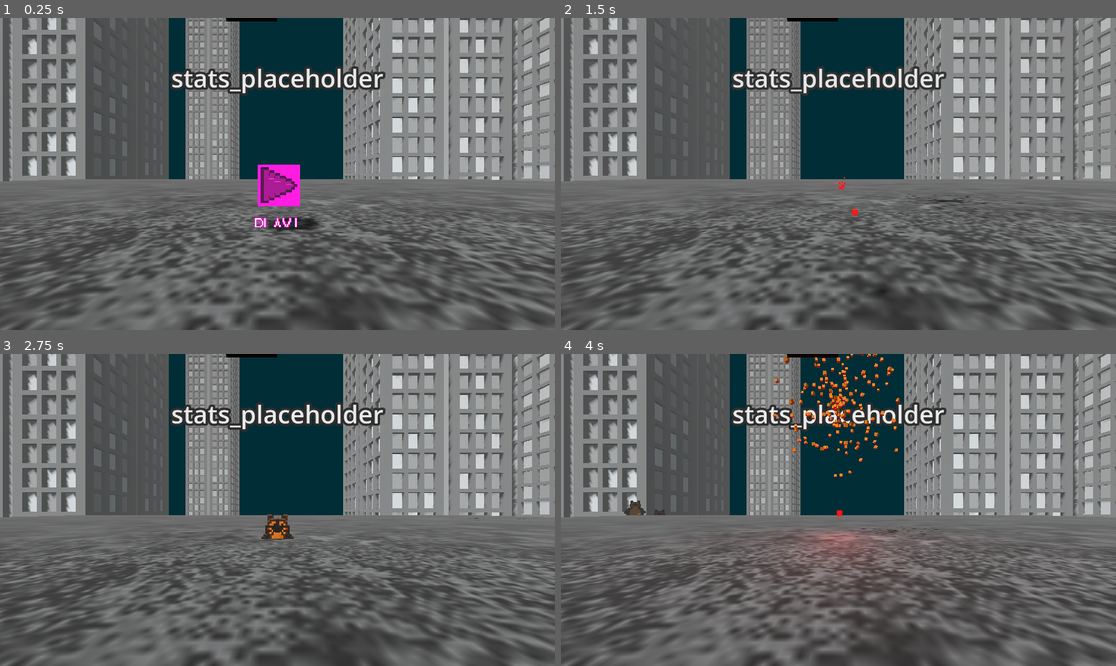
Above: before the commit, frames 1-4 (two rows, left to right).
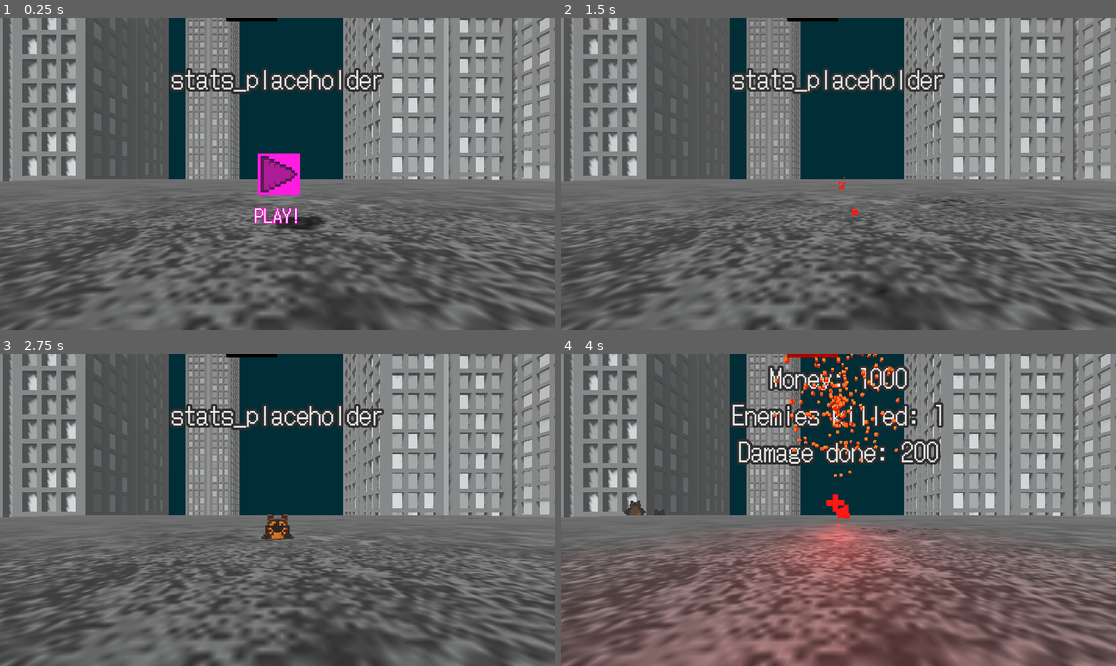
Above: after the commit, the same moments.

Repository: Majsek/Project_BC
Game: Godot game, scene res://scenes/world.tscn
The game is run twice, just before and just after one commit, with the same random seed, the same clock (stepped at 60 frames per second) and the same inputs.
Inputs:
- Up to frame 1 (0.25 s): no input
- Up to frame 2 (1.5 s): tap Enter (ui_accept) at 0.5, 0.77 s; hold Up (ui_up) 0.53-1.28 s; hold Down (ui_down) from 1.28 s (still down)
- Up to frame 3 (2.75 s): tap Enter (ui_accept) at 1.52 s; release Down (ui_down) at 2.03 s; hold Up (ui_up) from 2.03 s (still down)
- Up to frame 4 (4 s): tap Enter (ui_accept) at 3.02, 3.77 s; release Up (ui_up) at 3.53 s; hold Left (ui_left) from 3.53 s (still down)

The runs differ from the first frame. In frame 1, 3.0% of the frame differs, in the area x 30-70%, y 15-69%; in frame 2, 1.8%; in frame 3, 1.7%; in frame 4, 26%, in the area x 0-100%, y 0-100%.

Commit message:
+hue pointer

Diff:
--- a/scenes/player.tscn
+++ b/scenes/player.tscn
@@ -1,9 +1,11 @@
-[gd_scene load_steps=15 format=3 uid="uid://c3donwdgn1s38"]
+[gd_scene load_steps=19 format=3 uid="uid://c3donwdgn1s38"]
 
 [ext_resource type="Script" path="res://scripts/player.gd" id="1_87gty"]
 [ext_resource type="Script" path="res://scripts/right_hand.gd" id="2_5nyhh"]
 [ext_resource type="Script" path="res://scripts/left_hand.gd" id="4_m5svs"]
+[ext_resource type="Texture2D" uid="uid://ch6ydknxfplf7" path="res://objects/guns/hue_pointer.png" id="5_8ku8b"]
 [ext_resource type="Texture2D" uid="uid://md2i561sjdad" path="res://objects/guns/pistol1.png" id="5_h85n6"]
+[ext_resource type="ArrayMesh" uid="uid://ce6srii48kwf4" path="res://objects/guns/hue_pointer.obj" id="5_q4sjr"]
 
 [sub_resource type="StandardMaterial3D" id="StandardMaterial3D_qsu0v"]
 resource_name = "palette"
@@ -46,6 +48,9 @@
 rings = 6
 ring_segments = 4
 
+[sub_resource type="StandardMaterial3D" id="StandardMaterial3D_8rc14"]
+albedo_texture = ExtResource("5_8ku8b")
+
 [sub_resource type="ArrayMesh" id="ArrayMesh_nsi06"]
 resource_local_to_scene = true
 _surfaces = [{
@@ -64,6 +69,9 @@
 
 [sub_resource type="StandardMaterial3D" id="StandardMaterial3D_3woh1"]
 resource_local_to_scene = true
+
+[sub_resource type="StandardMaterial3D" id="StandardMaterial3D_vdcrh"]
+albedo_texture = ExtResource("5_8ku8b")
 
 [sub_resource type="CapsuleShape3D" id="CapsuleShape3D_f3bqx"]
 radius = 0.277
@@ -93,6 +101,17 @@
 mesh = SubResource("TorusMesh_pdqx8")
 skeleton = NodePath("../../right_hand")
 
+[node name="node_to_be_rotated" type="Node3D" parent="XROrigin3D/right_hand/hue_ring"]
+transform = Transform3D(1, 0, 0, 0, 1, 0, 0, 0, 1, 0, 0.307232, 0)
+
+[node name="hue_pointer" type="MeshInstance3D" parent="XROrigin3D/right_hand/hue_ring/node_to_be_rotated"]
+transform = Transform3D(0.6, 0, 0, 0, 0.6, 0, 0, 0, 0.6, -0.03, 0, -0.258967)
+transparency = 0.1
+cast_shadow = 0
+mesh = ExtResource("5_q4sjr")
+skeleton = NodePath("../..")
+surface_material_override/0 = SubResource("StandardMaterial3D_8rc14")
+
 [node name="left_hand" type="XRController3D" parent="XROrigin3D"]
 tracker = &"left_hand"
 pose = &"aim"
@@ -109,6 +128,17 @@
 mesh = SubResource("TorusMesh_pdqx8")
 skeleton = NodePath("../../right_hand")
 
+[node name="node_to_be_rotated" type="Node3D" parent="XROrigin3D/left_hand/hue_ring"]
+transform = Transform3D(1, 0, 0, 0, 1, 0, 0, 0, 1, 0, 0.307232, 0)
+
+[node name="hue_pointer" type="MeshInstance3D" parent="XROrigin3D/left_hand/hue_ring/node_to_be_rotated"]
+transform = Transform3D(0.6, 0, 0, 0, 0.6, 0, 0, 0, 0.6, -0.03, 0, -0.258967)
+transparency = 0.1
+cast_shadow = 0
+mesh = ExtResource("5_q4sjr")
+skeleton = NodePath("../..")
+surface_material_override/0 = SubResource("StandardMaterial3D_vdcrh")
+
 [node name="CollisionShape3D" type="CollisionShape3D" parent="."]
 transform = Transform3D(1, 0, 0, 0, 1, 0, 0, 0, 1, 0, 0.311101, 0)
 shape = SubResource("CapsuleShape3D_f3bqx")
--- a/scenes/world.tscn
+++ b/scenes/world.tscn
@@ -1,10 +1,11 @@
-[gd_scene load_steps=19 format=3 uid="uid://dl7g3g38rg3gv"]
+[gd_scene load_steps=20 format=3 uid="uid://dl7g3g38rg3gv"]
 
 [ext_resource type="Script" path="res://scripts/world.gd" id="1_q1cpw"]
 [ext_resource type="Script" path="res://scripts/floor.gd" id="2_poosd"]
 [ext_resource type="PackedScene" uid="uid://c3donwdgn1s38" path="res://scenes/player.tscn" id="2_q6nst"]
 [ext_resource type="PackedScene" uid="uid://crves8cf8ukat" path="res://scenes/enemy.tscn" id="3_fpd47"]
 [ext_resource type="PackedScene" uid="uid://vd37jqwc1uth" path="res://scenes/control_cube.tscn" id="4_58r8i"]
+[ext_resource type="FontFile" uid="uid://xgy32fq5inad" path="res://DotGothic16-Regular.ttf" id="4_341gc"]
 [ext_resource type="ArrayMesh" uid="uid://cfoe3xo81i70l" path="res://objects/buildings/skyscraper1.1.obj" id="5_cduau"]
 [ext_resource type="ArrayMesh" uid="uid://bdex5i2ohbysw" path="res://objects/buildings/skyscraper2.obj" id="6_e4aek"]
 
@@ -119,6 +120,7 @@
 transform = Transform3D(1, 0, 2.13163e-14, 0, 1, 0, -2.13163e-14, 0, 1, 0, 10, -20)
 pixel_size = 0.0385
 text = "stats_placeholder"
+font = ExtResource("4_341gc")
 font_size = 64
 outline_size = 24
 
@@ -207,7 +209,7 @@
 skeleton = NodePath("../Skyscraper1")
 
 [node name="start_cube" parent="." groups=["control_cubes"] instance=ExtResource("4_58r8i")]
-transform = Transform3D(0.25, 0, 0, 0, 0.25, 0, 0, 0, 0.25, 0, 0.429389, -2)
+transform = Transform3D(0.25, 0, 0, 0, 0.25, 0, 0, 0, 0.25, 0, 0.529389, -2)
 label_text_ = "PLAY!"
 
 [node name="edge_2_allowed_cube" parent="." groups=["control_cubes"] instance=ExtResource("4_58r8i")]
--- a/scripts/control_cube.gd
+++ b/scripts/control_cube.gd
@@ -38,16 +38,19 @@
 func reset_mesh():
 	match name:
 		"edge_2_allowed_cube":
+			initial_lives_ = 1
 			if main_.edge_2_allowed_:
 				$MeshInstance3D.mesh = preload("res://objects/cubes/edge_in_cube.obj")
 			else:
 				$MeshInstance3D.mesh = preload("res://objects/cubes/edge_out_cube.obj")
 		"edge_3_allowed_cube":
+			initial_lives_ = 1
 			if main_.edge_3_allowed_:
 				$MeshInstance3D.mesh = preload("res://objects/cubes/edge_in_cube.obj")
 			else:
 				$MeshInstance3D.mesh = preload("res://objects/cubes/edge_out_cube.obj")
 		"edge_4_allowed_cube":
+			initial_lives_ = 1
 			if main_.edge_4_allowed_:
 				$MeshInstance3D.mesh = preload("res://objects/cubes/edge_in_cube.obj")
 			else:
--- a/scripts/hand.gd
+++ b/scripts/hand.gd
@@ -5,6 +5,7 @@
 	set(value):
 		color_ = value
 		$gun.get_surface_override_material(0).set_albedo(color_)
+		$hue_ring/node_to_be_rotated/hue_pointer.get_surface_override_material(0).set_albedo(color_)
 
 var grabbing_ : bool = false
 var is_right_hand_ : bool
@@ -28,6 +29,11 @@
 		if is_right_hand_:
 			shoot()
 
+	#TEST rapid fire
+	if Input.is_action_just_pressed("ui_left") != false:
+		if is_right_hand_:
+			rapid_fire()
+
 	#TEST R restart
 	if Input.is_action_just_pressed("restart") != false:
 #TODO: jedna restart funkce ve world.gd
@@ -46,6 +52,13 @@
 		"by_button":
 			if !is_right_hand_:
 				get_tree().reload_current_scene()
+			else:
+				rapid_fire()
+
+func rapid_fire():
+	for i in 30:
+		await get_tree().create_timer(0.08).timeout
+		shoot()
 
 func _on_button_released(name):
 	match name:
@@ -78,7 +91,7 @@
 #				angle_radians -= PI/2
 
 				var mapped_value = (angle_degrees / 360.0)
-
+				$hue_ring/node_to_be_rotated.rotation_degrees.x = angle_degrees
 				color_ = Color.from_hsv(mapped_value, 1.0, 1.0, 1.0)
 
 #SHOOT from a gun
--- a/scripts/world.gd
+++ b/scripts/world.gd
@@ -8,7 +8,10 @@
 var enemies_killed_last_round_ : int = 0
 var enemies_killed_all_time_ : int = 0
 
-var dmg_done_last_round_ : int = 0
+var dmg_done_last_round_ : int = 0:
+	set(value):
+		dmg_done_last_round_ = value
+		update_stats_label()
 var dmg_done_all_time_ : int = 0
 
 var money_ : int = 1000
@@ -128,5 +131,5 @@
 func update_stats_label():
 	%stats.text = (
 		"Money: " + str(money_) + "\n" +
-		"Enemies killed: " + str(enemies_killed_all_time_) + "\n" +
-		"Damage done: " + str(dmg_done_all_time_))
+		"Enemies killed: " + str(enemies_killed_last_round_) + "\n" +
+		"Damage done: " + str(dmg_done_last_round_))
Not shown, added: objects/guns/hue_pointer.mtl
Not shown, added: objects/guns/hue_pointer.obj
Not shown, added: objects/guns/hue_pointer.obj.import
Binary file added: objects/guns/hue_pointer.png
Not shown, added: objects/guns/hue_pointer.png.import
